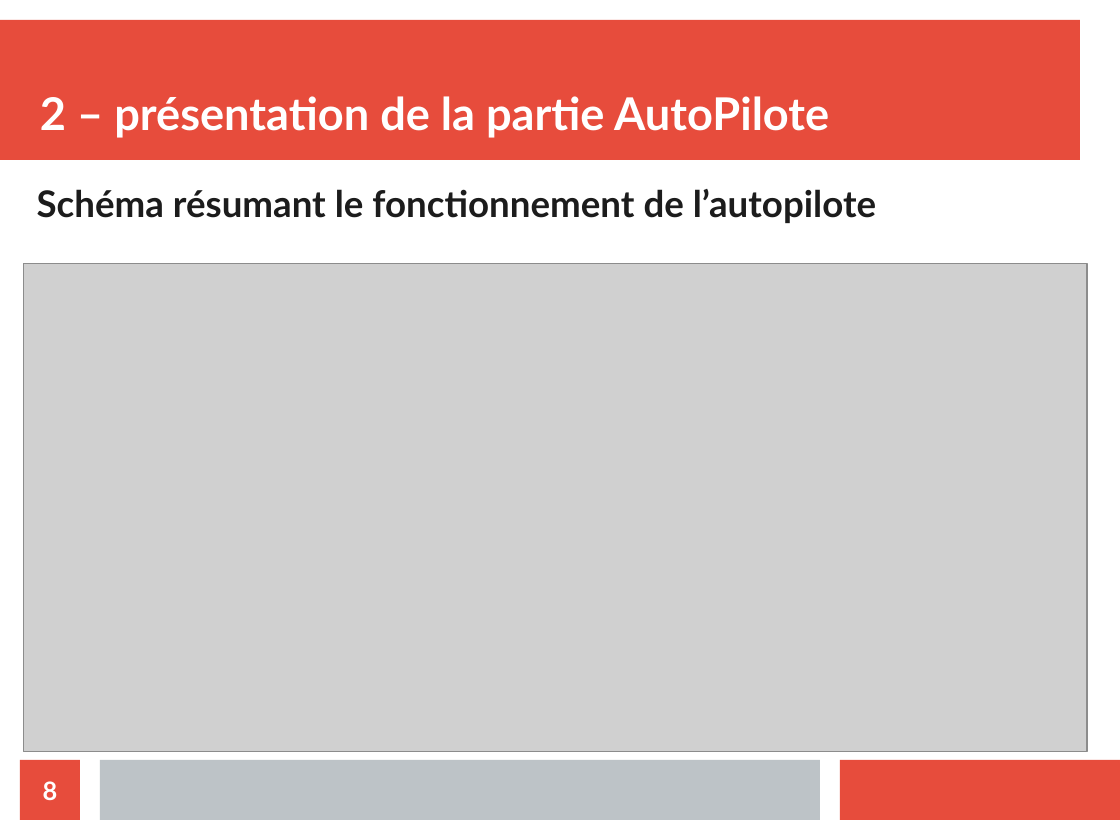
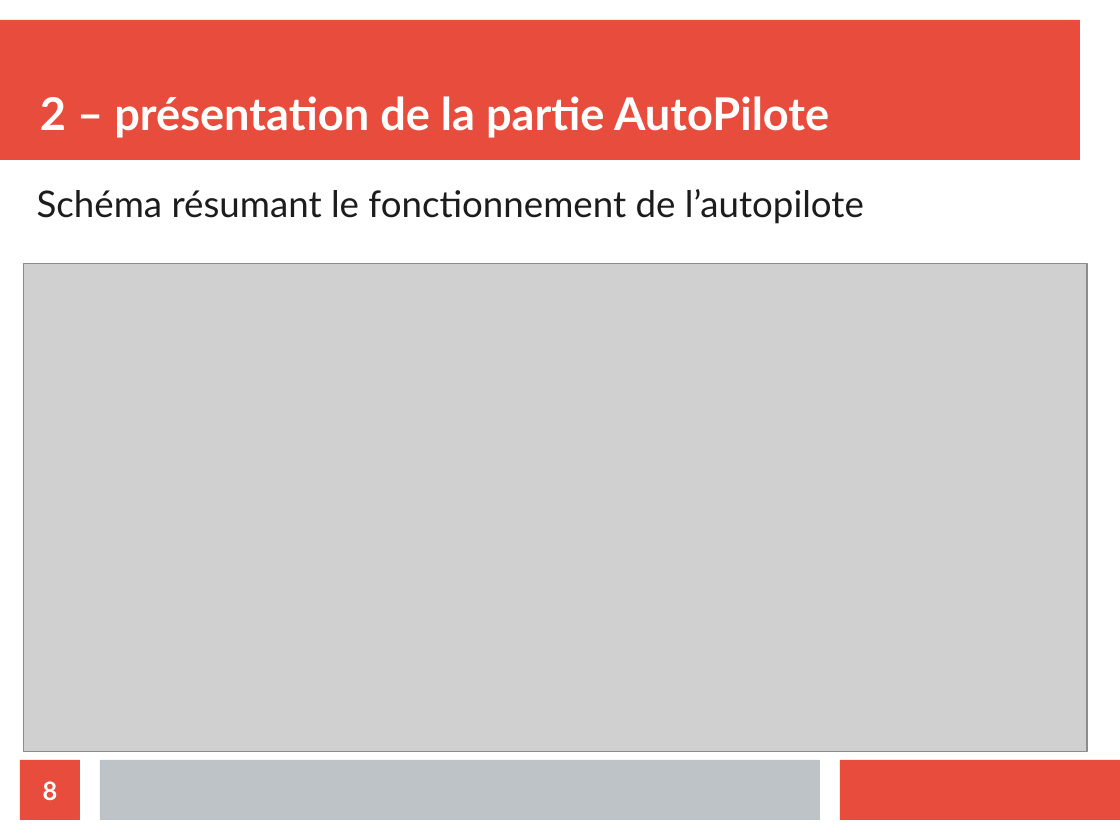
Before and after one commit to athmanmekh/AuttoPIlote-X-OPEN-PILOT, a slide deck: slide 8 of presentation/diapoPresentation.odp. Drawn at 1120x840 pixels with LibreOffice and Linux fonts; fonts in the diff are those of the drawing; grey boxes stand for pictures. Boxes give left, top, right and bottom in pixels: in the first picture for what was removed or moved away, otherwise in the second. Text is boxed around its words. In the diff, an @@ line names an element or a change of style, - is before the commit and + after.

```diff
--- a/presentation/diapoPresentation.odp
+++ b/presentation/diapoPresentation.odp
@@ text "Schéma résumant le fonctionnement de ..." at (x1=37, y1=189, x2=864, y2=224): bold off @@
```
Also in this commit, not shown: 6 other slides changed, 1 other file.
